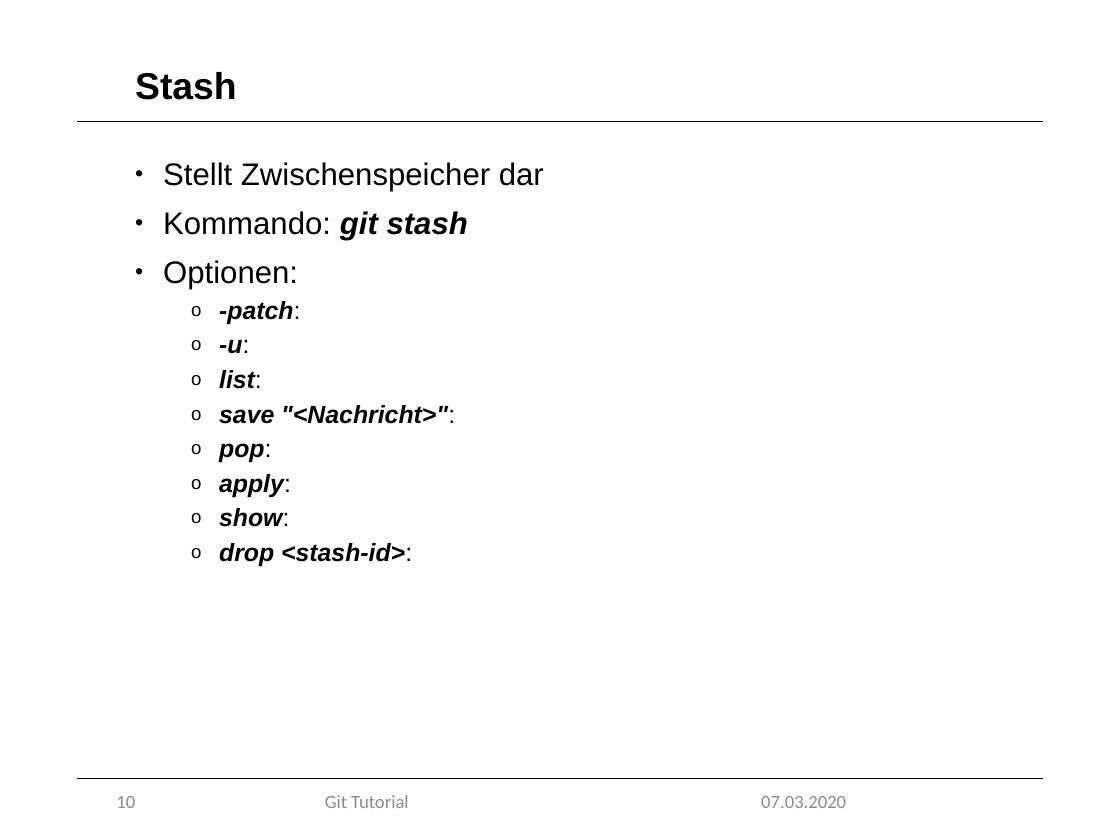
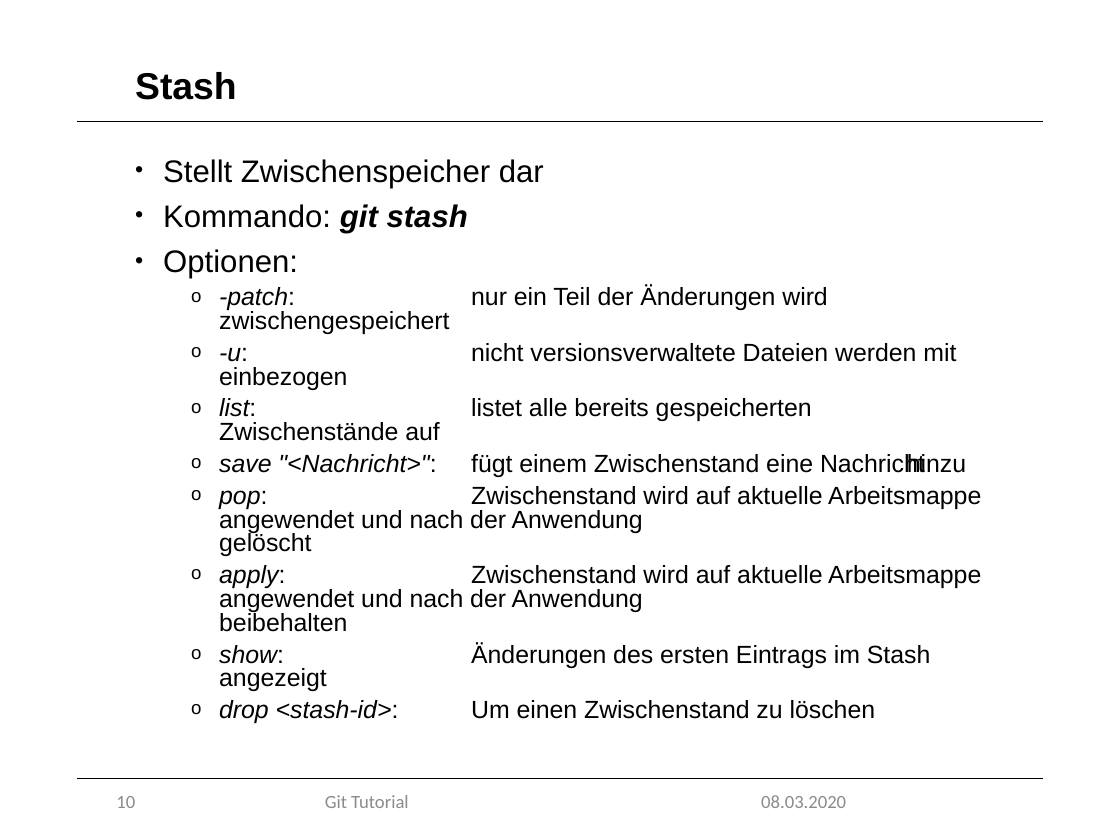
Before and after one commit to marcretzlaff/projektarbeit, a slide deck: slide 10 of Präsentation-90min/Präsentation-90min.pptx. Drawn at 1120x840 pixels with LibreOffice and Linux fonts; fonts in the diff are those of the drawing; background and template pictures are left out. Boxes give left, top, right and bottom in pixels: in the first picture for what was removed or moved away, otherwise in the second. Text is boxed around its words. In the diff, an @@ line names an element or a change of style, - is before the commit and + after.

```diff
--- a/Präsentation-90min/Präsentation-90min.pptx
+++ b/Präsentation-90min/Präsentation-90min.pptx
@@ text at (163, 159, 544, 279): line spacing 0.9 to 0.8 @@
@@ text at (219, 285, 981, 723): text changed; bold off; italic off @@
-  o -patch:
-  o -u:
-  o list:
-  o save "<Nachricht>":
-  o pop:
-  o apply:
-  o show:
-  o drop <stash-id>:
+  o -patch: nur ein Teil der Änderungen wird zwischengespeichert
+  o -u: nicht versionsverwaltete Dateien werden mit einbezogen
+  o list: listet alle bereits gespeicherten Zwischenstände auf
+  o save "<Nachricht>": fügt einem Zwischenstand eine Nachricht hinzu
+  o pop: Zwischenstand wird auf aktuelle Arbeitsmappe angewendet und nach der Anwendung gelöscht
+  o apply: Zwischenstand wird auf aktuelle Arbeitsmappe angewendet und nach der Anwendung beibehalten
+  o show: Änderungen des ersten Eintrags im Stash angezeigt
+  o drop <stash-id>: Um einen Zwischenstand zu löschen
@@ text at (761, 795, 846, 808): text changed @@
-07.03.2020
+08.03.2020
```
Also in this commit, not shown: 27 other slides changed, 2 slides added, 2 slides removed.
